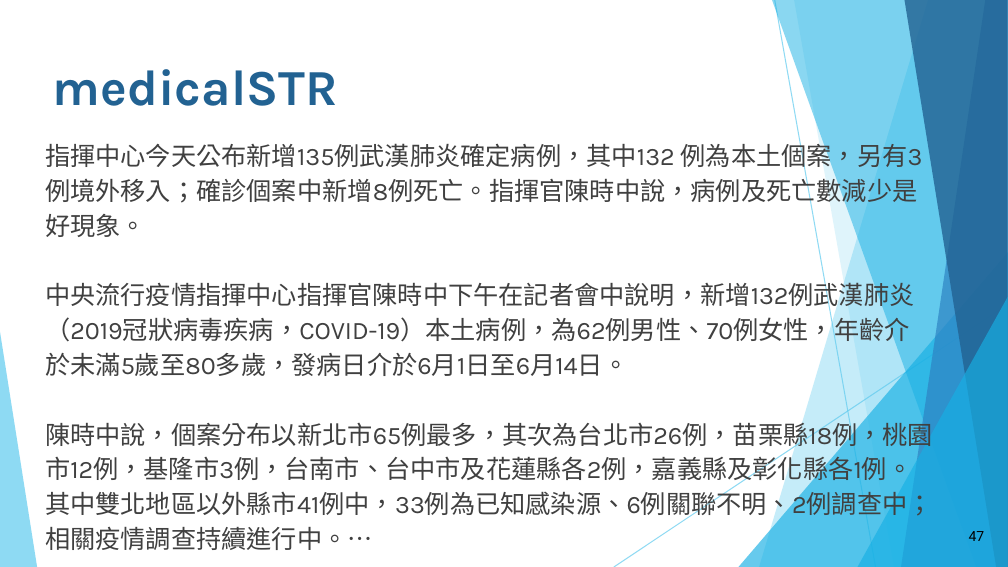
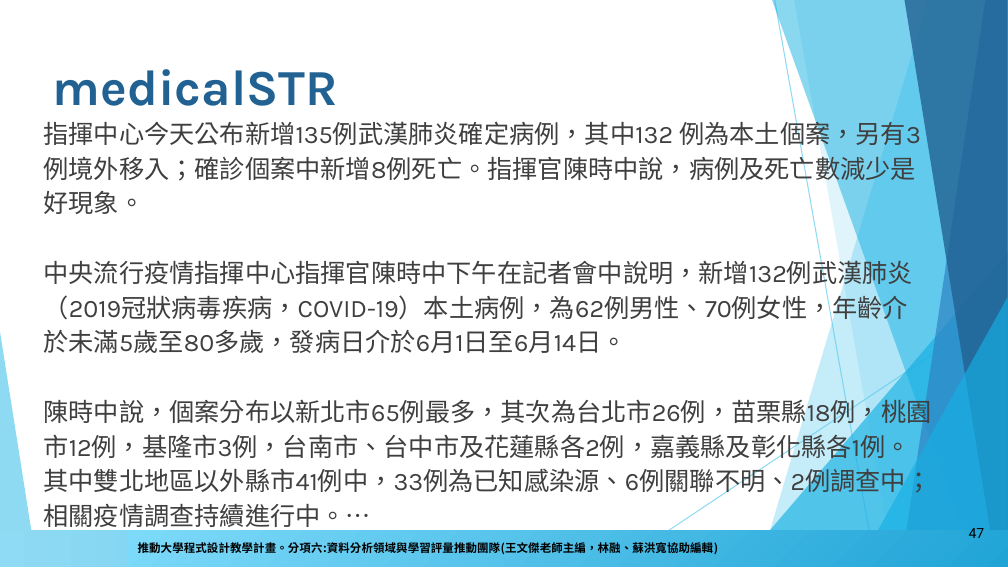
Before and after one commit to howardsukuan/textual-data-analysis-python, a slide deck: slide 47 of week01/文本分析與程式設計Week01.pptx. Drawn at 1008x567 pixels with LibreOffice and Linux fonts; fonts in the diff are those of the drawing; background and template pictures are left out. Boxes give left, top, right and bottom in pixels: in the first picture for what was removed or moved away, otherwise in the second. Text is boxed around its words. In the diff, an @@ line names an element or a change of style, - is before the commit and + after.

Commit message:
week2 assignment update; powerpoint layout update

```diff
--- a/week01/文本分析與程式設計Week01.pptx
+++ b/week01/文本分析與程式設計Week01.pptx
@@ freeform shape at [772,0,1008,566]: fill #17B0E4 at 50% opacity to #16B0E3 at 50% opacity @@
@@ text "指揮中心今天公布新增135例武漢肺炎確定病例，其中132 例為本土個案，另有3例境外移入；確診個案中新增8例死亡。指揮官 ...": place and size @@
-text "指揮中心今天公布新增135例武漢肺炎確定病例，其中132 例為本土個案，另有3例境外移入；確診個案中新增8例死亡。指揮官 ..." at [45,140,933,550]
+text "指揮中心今天公布新增135例武漢肺炎確定病例，其中132 例為本土個案，另有3例境外移入；確診個案中新增8例死亡。指揮官 ..." at [44,117,932,531]
@@ text "指揮中心今天公布新增135例武漢肺炎確定病例，其中132 例為本土個案，另有3例境外移入；確診個案中新增8例死亡。指揮官 ..." at [44,117,932,531]: text colour #404040 to #3F3F3F @@
@@ triangle at [739,252,1008,566]: fill #17B0E4 at 66% opacity to #16B0E3 at 66% opacity @@
@@ triangle at [858,296,1008,566]: fill #17B0E4 at 66% opacity to #16B0E3 at 66% opacity @@
@@ rectangle added at [0,529,934,566], fill gradient #8FDAF4 to #53C5EB to #29B6E6 to #1B98CC @@
@@ rectangle added at [128,530,1008,565], fill gradient #20A4D6 to #7EDBFB, 8.2 pt, text #000000, bold @@
+推動大學程式設計教學計畫。分項六:資料分析領域與學習評量推動團隊(王文傑老師主編，林融、蘇洪寬協助編輯)
```
Also in this commit, not shown: 54 other slides changed, 10 other files.
